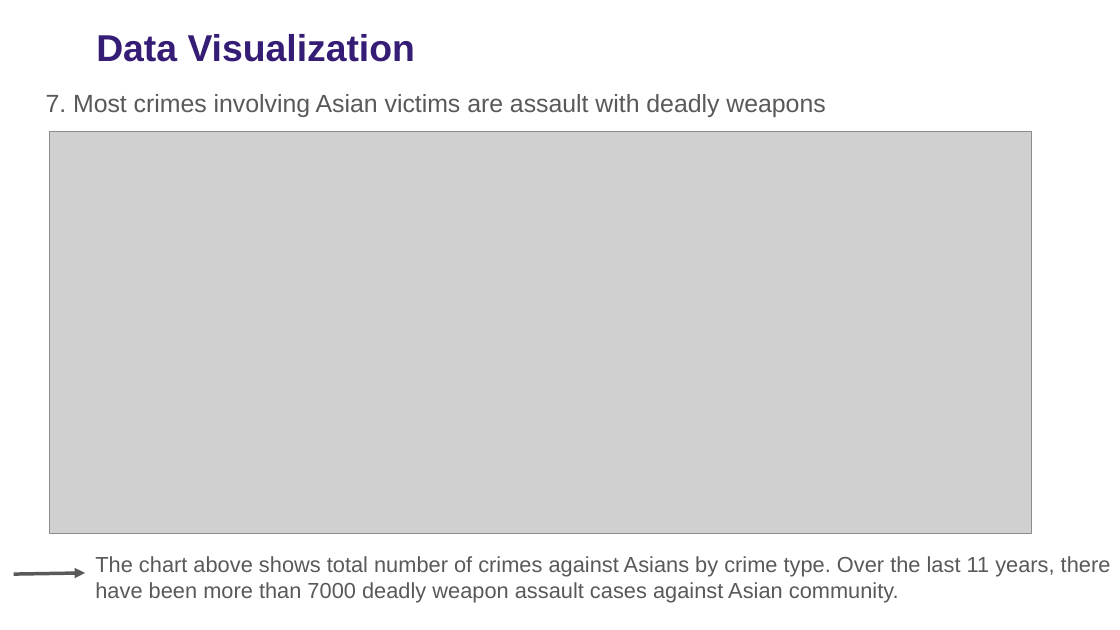
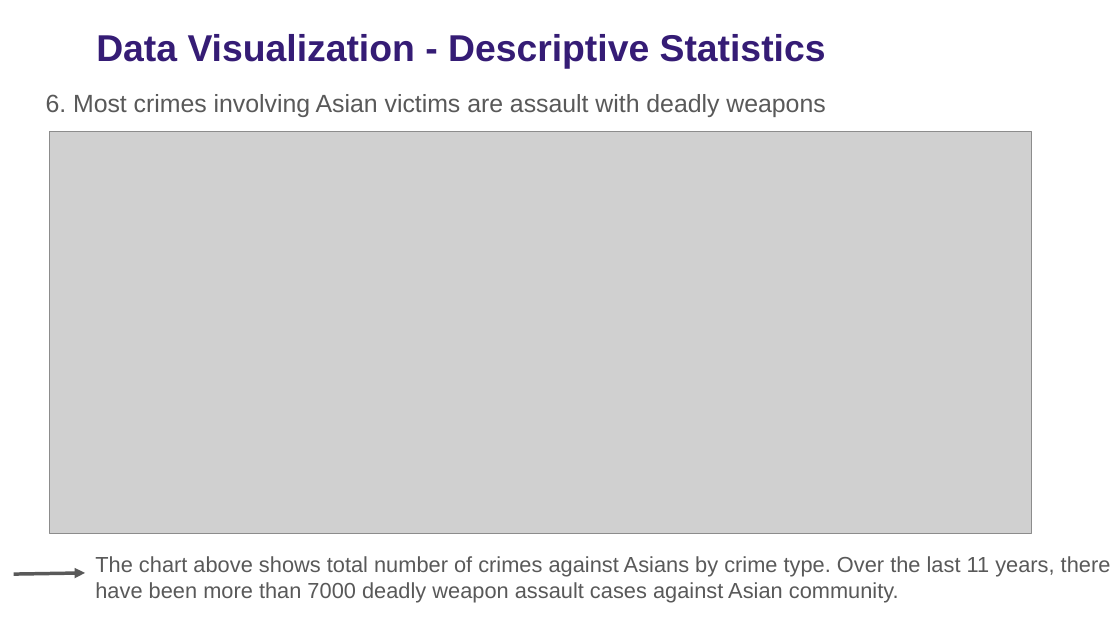
Before and after one commit to falakjain98/MS-Business-Analytics, a slide deck: slide 18 of DSO 510 Business Analytics/Project/Group7_DSO510_Presentation.pptx (slide 16 before the commit). Drawn at 1120x630 pixels with LibreOffice and Linux fonts; fonts in the diff are those of the drawing; grey boxes stand for pictures. Boxes give left, top, right and bottom in pixels: in the first picture for what was removed or moved away, otherwise in the second. Text is boxed around its words. In the diff, an @@ line names an element or a change of style, - is before the commit and + after.

```diff
--- a/DSO 510 Business Analytics/Project/Group7_DSO510_Presentation.pptx
+++ b/DSO 510 Business Analytics/Project/Group7_DSO510_Presentation.pptx
@@ text at (x1=96, y1=34, x2=826, y2=69): text changed @@
-Data Visualization
+Data Visualization - Descriptive Statistics
@@ text at (x1=46, y1=94, x2=825, y2=117): text changed @@
-7. Most crimes involving Asian victims are assault with deadly weapons
+6. Most crimes involving Asian victims are assault with deadly weapons
```
Also in this commit, not shown: 8 other slides changed, 2 slides added.
